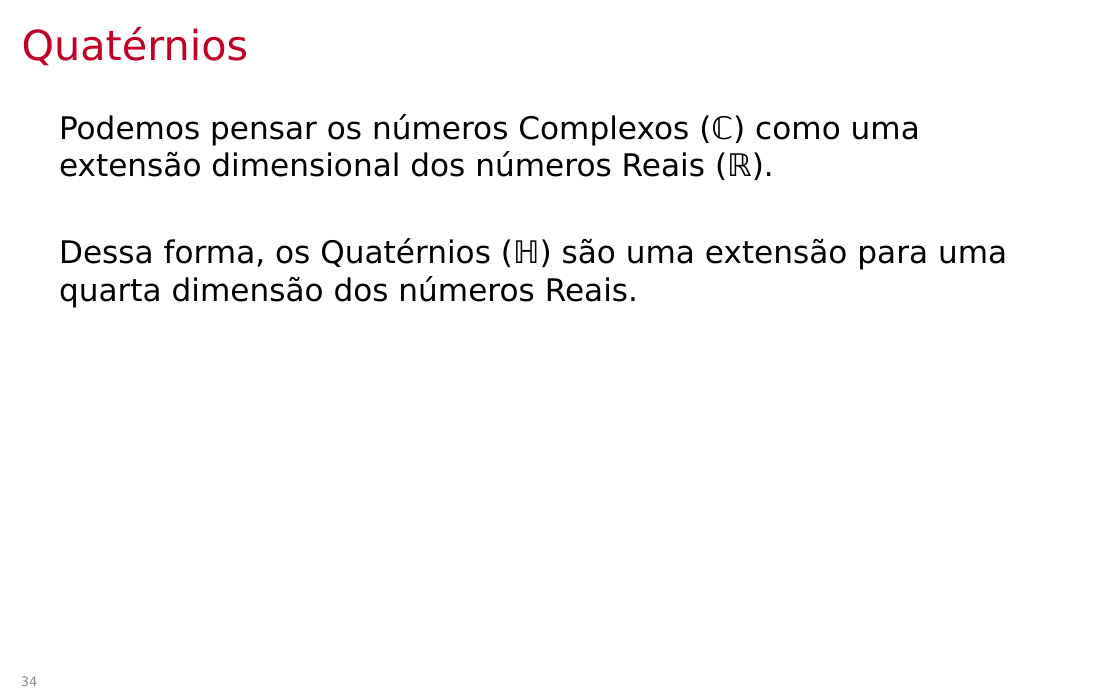
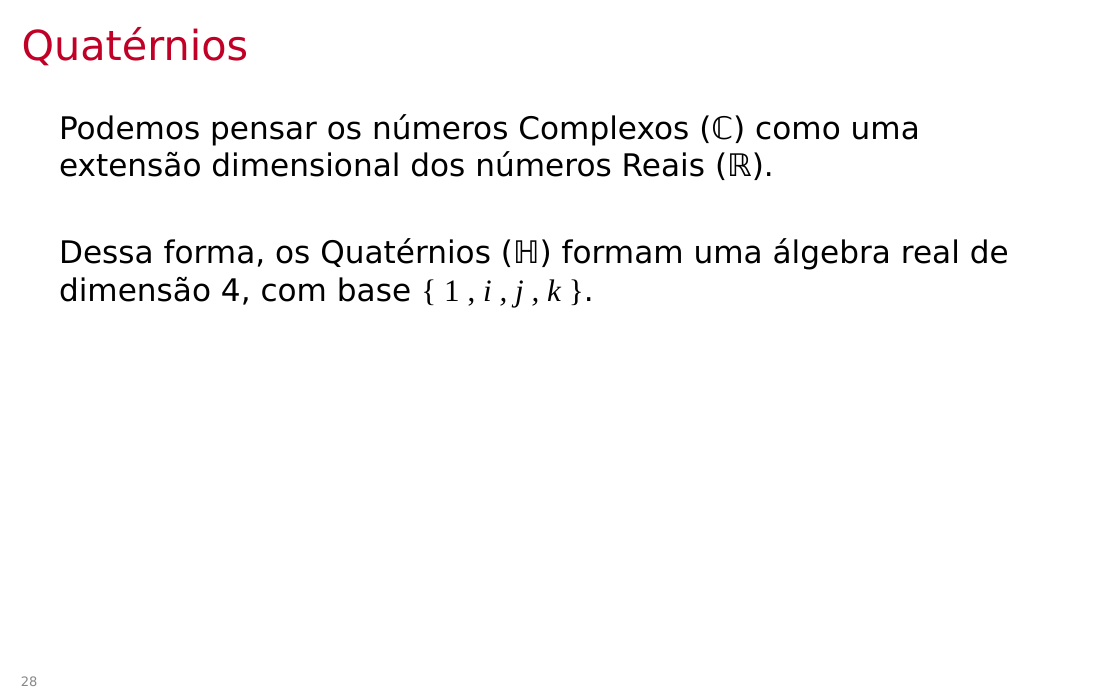
Before and after one commit to lpsoares/ComputacaoGrafica, a slide deck: slide 28 of docs/aulas/04-coordenadas_homogeneas_e_quaternios/aula4_coordenadas_homogeneas_e_quaternios.pptx (slide 34 before the commit). Drawn at 1120x700 pixels with LibreOffice and Linux fonts; fonts in the diff are those of the drawing; background and template pictures are left out. Boxes give left, top, right and bottom in pixels: in the first picture for what was removed or moved away, otherwise in the second. Text is boxed around its words. In the diff, an @@ line names an element or a change of style, - is before the commit and + after.

```diff
--- a/docs/aulas/04-coordenadas_homogeneas_e_quaternios/aula4_coordenadas_homogeneas_e_quaternios.pptx
+++ b/docs/aulas/04-coordenadas_homogeneas_e_quaternios/aula4_coordenadas_homogeneas_e_quaternios.pptx
@@ text at [59, 238, 1009, 307]: text changed @@
-Dessa forma, os Quatérnios (ℍ) são uma extensão para uma quarta dimensão dos números Reais.
+Dessa forma, os Quatérnios (ℍ) formam uma álgebra real de dimensão 4, com base { 1 , i , j , k }.
@@ page number at [21, 676, 38, 686]: text changed @@
-34
+28
```
Also in this commit, not shown: 12 other slides changed, 10 slides removed, 2 other files.
